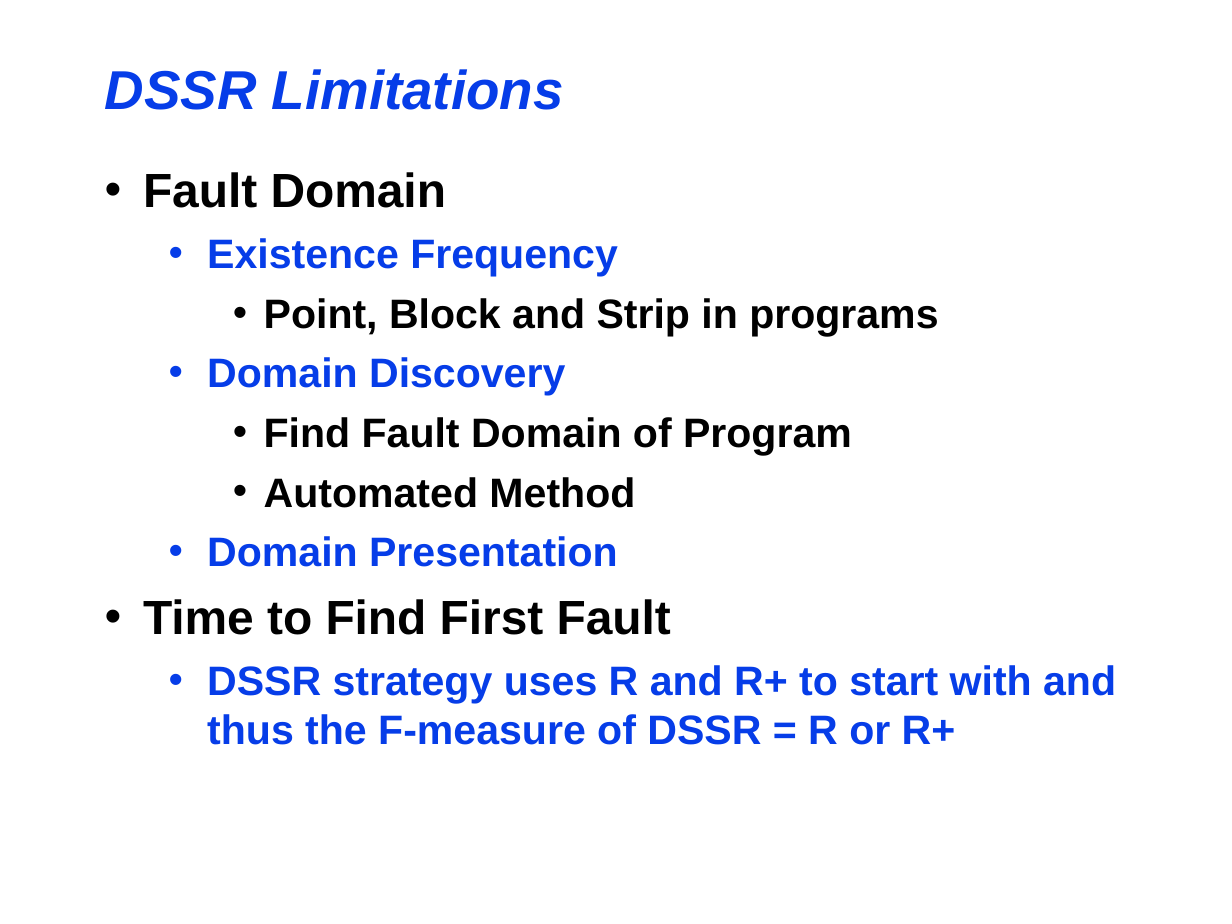
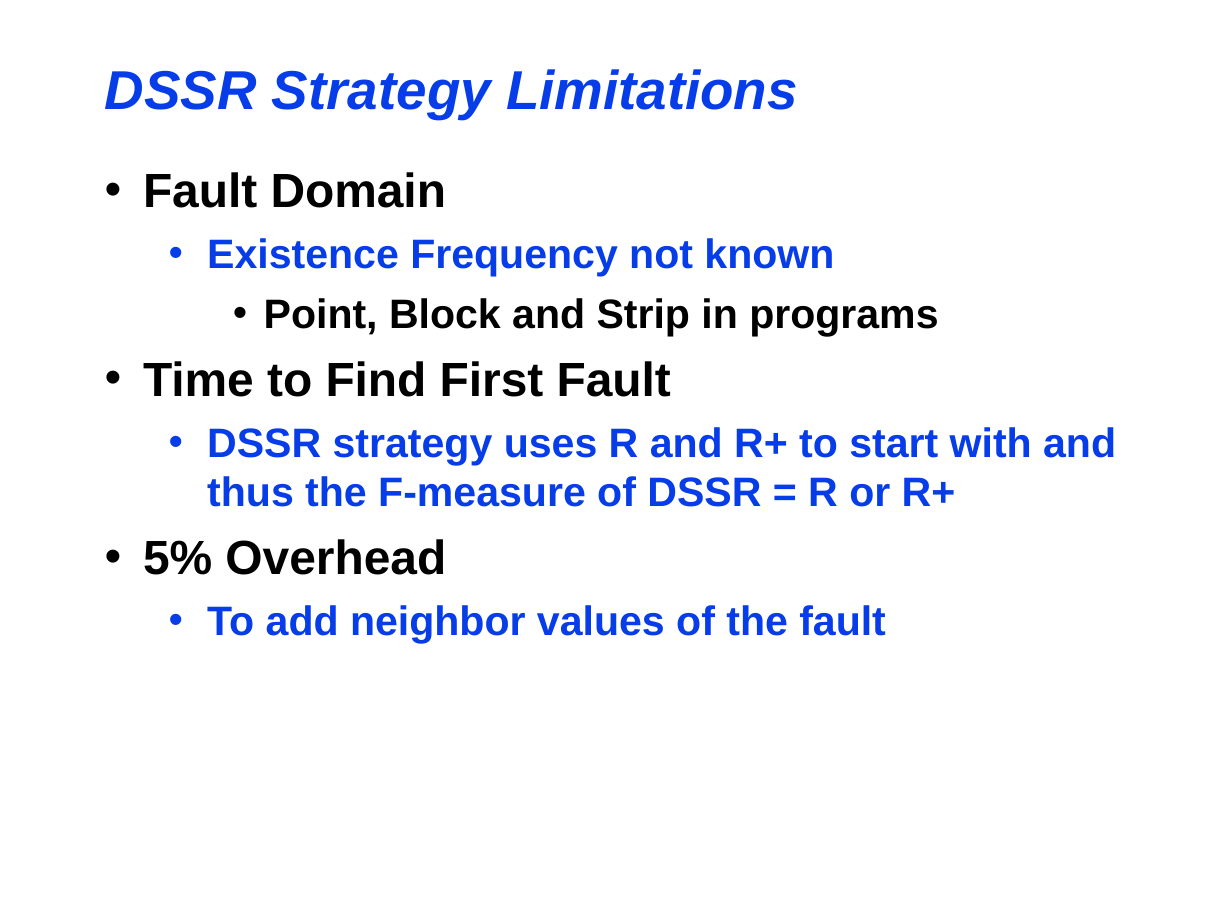
Before and after one commit to maochy/yeti-test, a slide deck: slide 15 of ThesisSeminar/ThesisSeminar.ppt. Drawn at 1232x924 pixels with LibreOffice and Linux fonts; fonts in the diff are those of the drawing. Boxes give left, top, right and bottom in pixels: in the first picture for what was removed or moved away, otherwise in the second. Text is boxed around its words. In the diff, an @@ line names an element or a change of style, - is before the commit and + after.

```diff
--- a/ThesisSeminar/ThesisSeminar.ppt
+++ b/ThesisSeminar/ThesisSeminar.ppt
@@ title at (105,69,798,119): text changed @@
-DSSR Limitations
+DSSR Strategy Limitations
@@ text at (207,238,834,277): text changed @@
-  • Existence Frequency
+  • Existence Frequency not known
@@ text at (207,357,852,567): paragraphs removed @@
-  • Domain Discovery
-    • Find Fault Domain of Program
-    • Automated Method
-  • Domain Presentation
@@ text at (143,539,886,644): paragraphs added @@
+• 5% Overhead
+  • To add neighbor values of the fault
```
Also in this commit, not shown: 14 other slides changed, 1 slide added, 1 slide removed.
